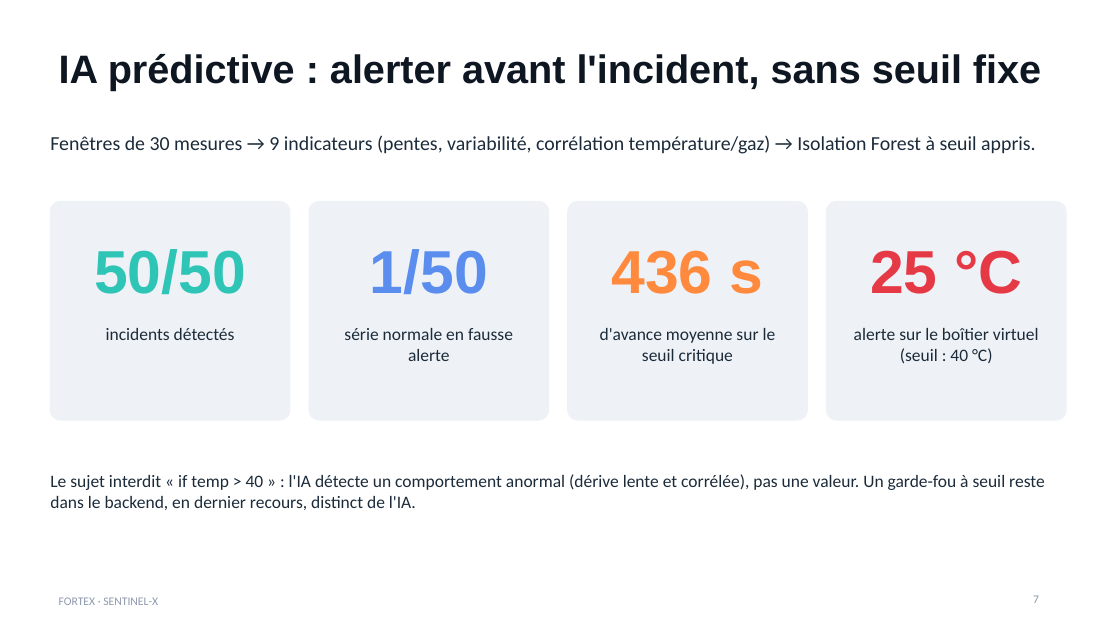
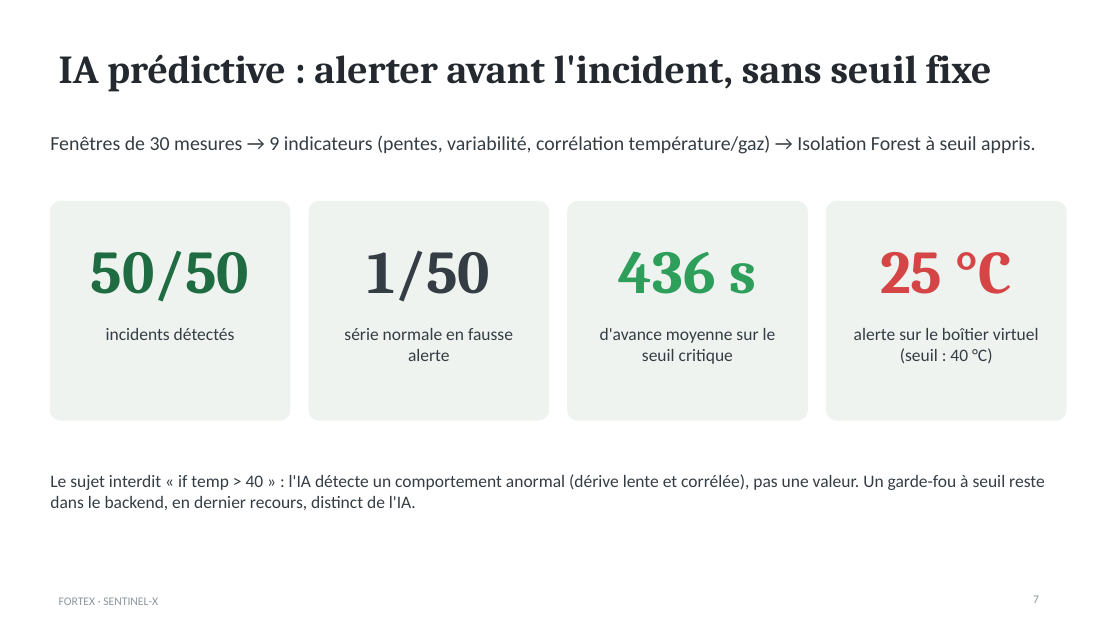
Before and after one commit to Fortexworkshop/ia, a slide deck: slide 7 of livrables/Workshop2026-M1-G-Pres.pptx. Drawn at 1120x630 pixels with LibreOffice and Linux fonts; fonts in the diff are those of the drawing. Boxes give left, top, right and bottom in pixels: in the first picture for what was removed or moved away, otherwise in the second. Text is boxed around its words. In the diff, an @@ line names an element or a change of style, - is before the commit and + after.

```diff
--- a/livrables/Workshop2026-M1-G-Pres.pptx
+++ b/livrables/Workshop2026-M1-G-Pres.pptx
@@ title "IA prédictive : alerter avant ..." at bbox=[59, 54, 992, 92]: font Arial to Cambria, text colour #0E1621 to #23292E @@
@@ fill #EEF2F6 to #EEF3F0; outline #EEF2F6 1 pt to #EEF3F0 1 pt in 4 elements at bbox=[50, 202, 290, 420], bbox=[309, 202, 549, 420], bbox=[568, 202, 807, 420], bbox=[827, 202, 1066, 420] @@
@@ text "50/50" at bbox=[91, 250, 249, 302]: font Arial to Cambria, text colour #2EC4B6 to #1F6B42 @@
@@ text "1/50" at bbox=[368, 251, 490, 302]: font Arial to Cambria, text colour #5B8DEF to #353D44 @@
@@ text "436 s" at bbox=[619, 251, 756, 294]: font Arial to Cambria, text colour #FF8A3D to #2E9E5B @@
@@ text "25 °C" at bbox=[880, 252, 1012, 294]: font Arial to Cambria, text colour #E63946 to #D64545 @@
@@ text colour #1C2B3A to #353D44 in 6 elements at bbox=[50, 135, 1036, 154], bbox=[106, 328, 235, 340], bbox=[344, 328, 513, 361], bbox=[600, 328, 776, 364], bbox=[854, 328, 1039, 363], bbox=[50, 474, 1045, 510] @@
@@ text "FORTEX · SENTINEL-X" at bbox=[59, 597, 158, 605]: text colour #8D99AE to #8C969D @@
```
Also in this commit, not shown: 13 other slides changed, 2 other files.
